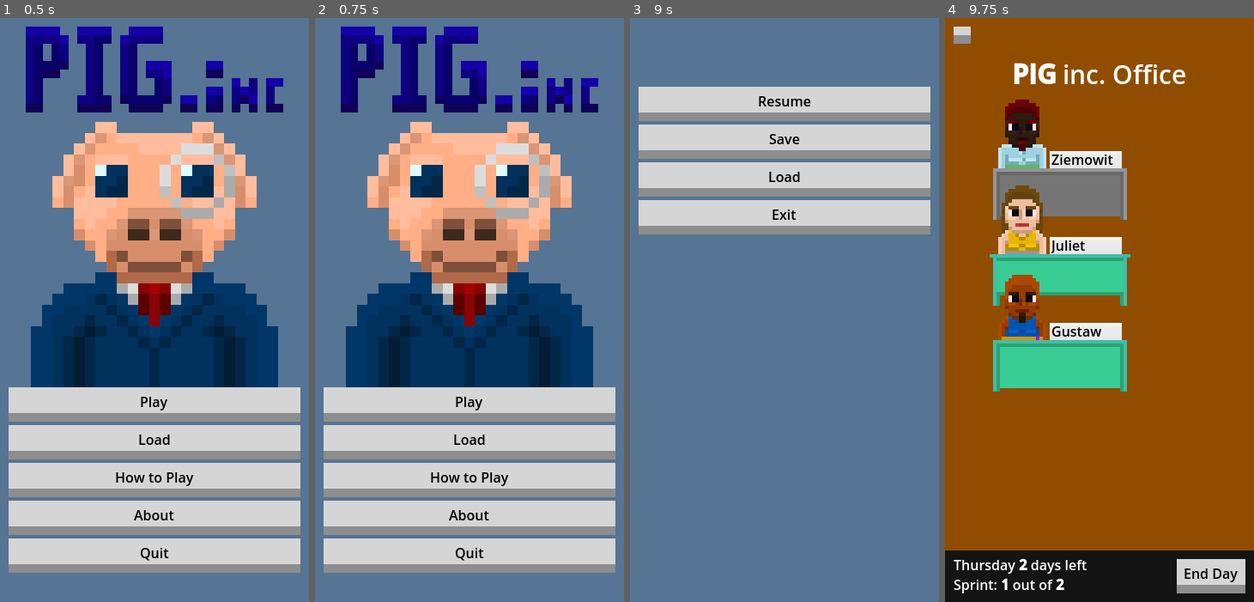
Above: before the commit, frames 1-4 (left to right).
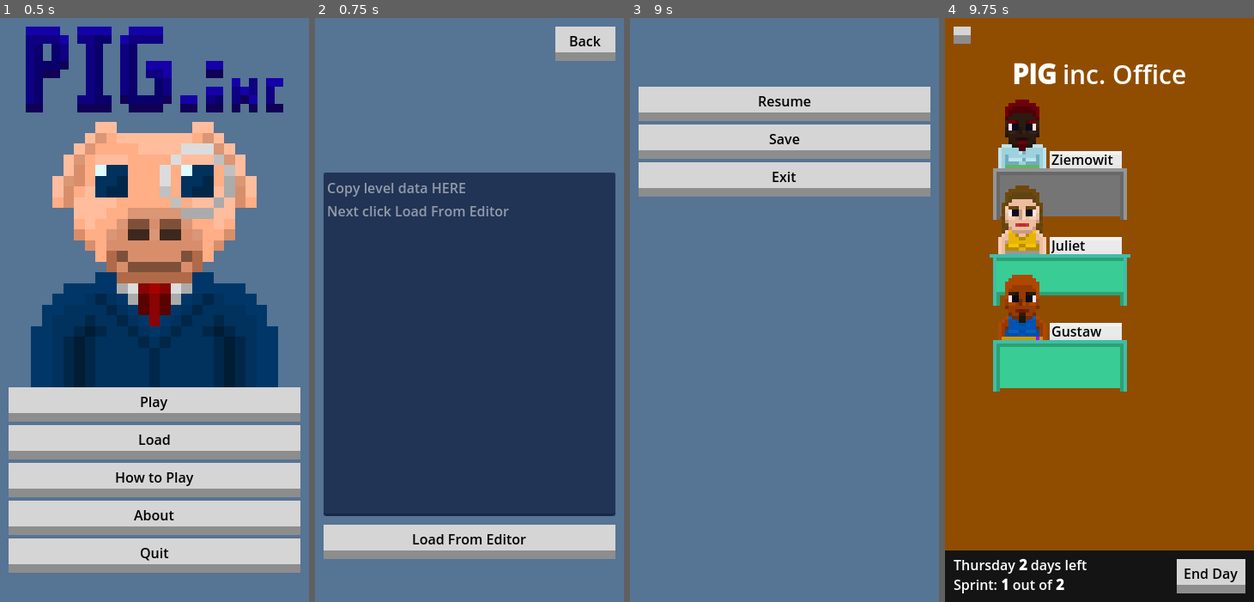
Above: after the commit, the same moments.

Repository: ltbk2023/pig
Game: Godot game, scene res://main.tscn
The game is run twice, just before and just after one commit, with the same random seed, the same clock (stepped at 60 frames per second) and the same inputs.
Inputs (mouse positions are in pixels of both pictures, inside the frame that each line leads up to):
- Up to frame 1 (0.5 s): no input
- Up to frame 2 (0.75 s): click "Load" at 0.5 s
- Up to frame 3 (9 s): click (901, 41) at 1.25 s, where only the run after the commit has a clickable "Back"; click "Play" at 2 s; click "Level 1: Atomic Bakery Focus …" at 2.75 s; click "Message" at 3.5 s; click "Buy Gustaw a cupcake" at 4.25 s; click "End Day" at 5 s; click "Message" at 5.75 s; click "Yell at Gustaw for hitting Zi…" at 6.5 s; click "End Day" at 7.25 s; click "End Day" at 8 s; click (648, 35) at 8.75 s
- Up to frame 4 (9.75 s): click "Resume" at 9.5 s

Frame 1 is identical in both runs. In frame 2, 73% of the frame differs, in the area x 2-98%, y 1-95%; in frame 3, 5.7%; in frame 4, nothing differs.

Commit message:
PIG-306: Load From Editor

Diff:
--- a/PIG/main.gd
+++ b/PIG/main.gd
@@ -48,6 +48,7 @@
 	$CanvasLayer/LevelsContainer.visible = false
 	$CanvasLayer/Back.visible = false
 	$CanvasLayer/ControlAbout.visible = false
+	$CanvasLayer/Load.visible = false
 
 # save state of whole game to JSON file
 func save_to_file(file_name):
@@ -144,6 +145,7 @@
 	# connect signals
 	game.end_game.connect(_on_game_end_game)
 	game.show_menu.connect(_on_show_menu)
+
 	var data
 	if internal:
 		data = Utility.load_from_resource(file)
@@ -152,6 +154,20 @@
 	configure_scenario(data)
 	$CanvasLayer.visible = false
 	$Background.visible = false
+
+func start_level_from_string(string:String):
+	var game = load("res://game/game.tscn").instantiate()
+	add_child(game)
+	# connect signals
+	game.end_game.connect(_on_game_end_game)
+	game.show_menu.connect(_on_show_menu)
+
+	var data = JSON.parse_string(string)
+
+	configure_scenario(data)
+	$CanvasLayer.visible = false
+	$Background.visible = false
+
 
 func _on_game_end_game():
 	$Game.queue_free()
@@ -161,6 +177,7 @@
 	$CanvasLayer/ControlAbout.visible = false
 	$CanvasLayer/Back.visible = false
 	$CanvasLayer/VBoxContainer.visible = true
+	$CanvasLayer/Load.visible = false
 
 func _on_show_menu():
 	$Game.visible = false
@@ -190,3 +207,15 @@
 	$Game/CanvasLayer.visible = true
 	$CanvasLayer.visible = false
 	$CanvasLayer/VBoxContainer2.visible = false
+
+
+func _on_load_button_up():
+	$CanvasLayer/VBoxContainer.visible = false
+	$Background.visible = false
+	$CanvasLayer/Back.visible = true
+	$CanvasLayer/ControlAbout.visible = false
+	$CanvasLayer/Load.visible = true
+
+
+func _on_load_from_editor_button_up():
+	start_level_from_string($CanvasLayer/Load/TextEdit.text)
--- a/PIG/main.tscn
+++ b/PIG/main.tscn
@@ -1,10 +1,11 @@
-[gd_scene load_steps=6 format=3 uid="uid://2fyl15exehmg"]
+[gd_scene load_steps=7 format=3 uid="uid://2fyl15exehmg"]
 
 [ext_resource type="Script" path="res://main.gd" id="1_w2xem"]
 [ext_resource type="Texture2D" uid="uid://rh0jlx2gd3sd" path="res://menu/company_name.png" id="3_tn6wx"]
 [ext_resource type="Theme" path="res://utility/gray_button.tres" id="4_0j783"]
 [ext_resource type="Texture2D" uid="uid://sasakcv61q8e" path="res://menu/pg_en_logo_biale-01.png" id="4_qhq0m"]
 [ext_resource type="Texture2D" uid="uid://cucypcp3pq1f4" path="res://pig.png" id="5_1s6s6"]
+[ext_resource type="Theme" uid="uid://b4qdxx2oh78dl" path="res://utility/scroll_bar_theme.tres" id="6_frotm"]
 
 [node name="Main" type="Node2D"]
 script = ExtResource("1_w2xem")
@@ -133,12 +134,6 @@
 layout_mode = 2
 theme = ExtResource("4_0j783")
 text = "Save"
-
-[node name="Load" type="Button" parent="CanvasLayer/VBoxContainer2"]
-custom_minimum_size = Vector2(0, 40)
-layout_mode = 2
-theme = ExtResource("4_0j783")
-text = "Load"
 
 [node name="Exit" type="Button" parent="CanvasLayer/VBoxContainer2"]
 custom_minimum_size = Vector2(0, 40)
@@ -187,9 +182,39 @@
 theme = ExtResource("4_0j783")
 text = "Back"
 
+[node name="Load" type="Control" parent="CanvasLayer"]
+visible = false
+layout_mode = 3
+anchors_preset = 0
+offset_right = 40.0
+offset_bottom = 40.0
+
+[node name="TextEdit" type="TextEdit" parent="CanvasLayer/Load"]
+custom_minimum_size = Vector2(340, 400)
+offset_left = 10.0
+offset_top = 180.0
+offset_right = 350.0
+offset_bottom = 580.0
+theme = ExtResource("6_frotm")
+theme_override_colors/background_color = Color(0, 0.12549, 0.431373, 0.329412)
+placeholder_text = "Copy level data HERE
+Next click Load From Editor"
+
+[node name="LoadFromEditor" type="Button" parent="CanvasLayer/Load"]
+texture_filter = 1
+custom_minimum_size = Vector2(340, 40)
+offset_left = 10.0
+offset_top = 590.0
+offset_right = 350.0
+offset_bottom = 630.0
+theme = ExtResource("4_0j783")
+text = "Load From Editor"
+
 [connection signal="button_up" from="CanvasLayer/VBoxContainer/Play" to="." method="_on_play_button_up"]
+[connection signal="button_up" from="CanvasLayer/VBoxContainer/Load" to="." method="_on_load_button_up"]
 [connection signal="button_up" from="CanvasLayer/VBoxContainer/About" to="." method="_on_about_button_up"]
 [connection signal="button_up" from="CanvasLayer/VBoxContainer/Quit" to="." method="_on_quit_button_up"]
 [connection signal="button_up" from="CanvasLayer/VBoxContainer2/Resume" to="." method="_on_resume_button_up"]
 [connection signal="button_up" from="CanvasLayer/VBoxContainer2/Exit" to="." method="_on_exit_button_up"]
 [connection signal="button_up" from="CanvasLayer/Back" to="." method="_on_back_button_up"]
+[connection signal="button_up" from="CanvasLayer/Load/LoadFromEditor" to="." method="_on_load_from_editor_button_up"]
Not shown, changed: PIG/export/index.html
Not shown, changed: PIG/export/index.pck
